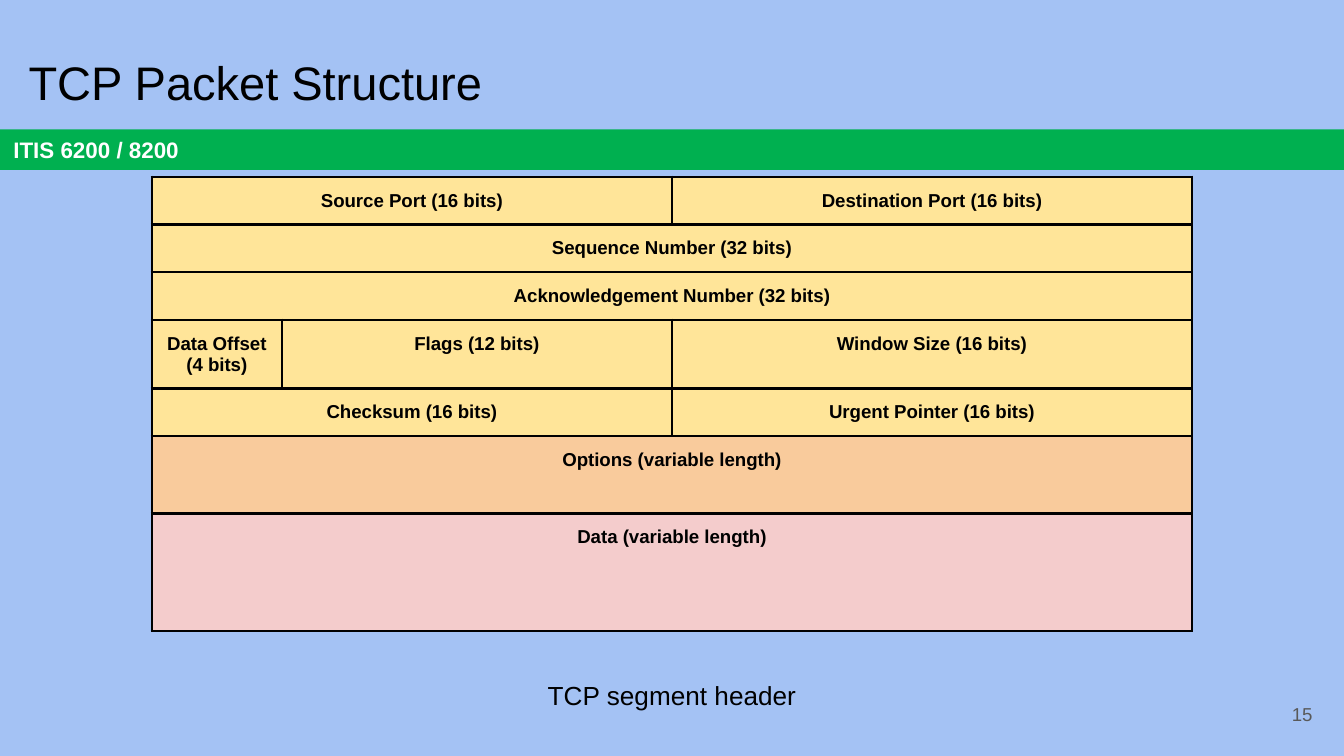
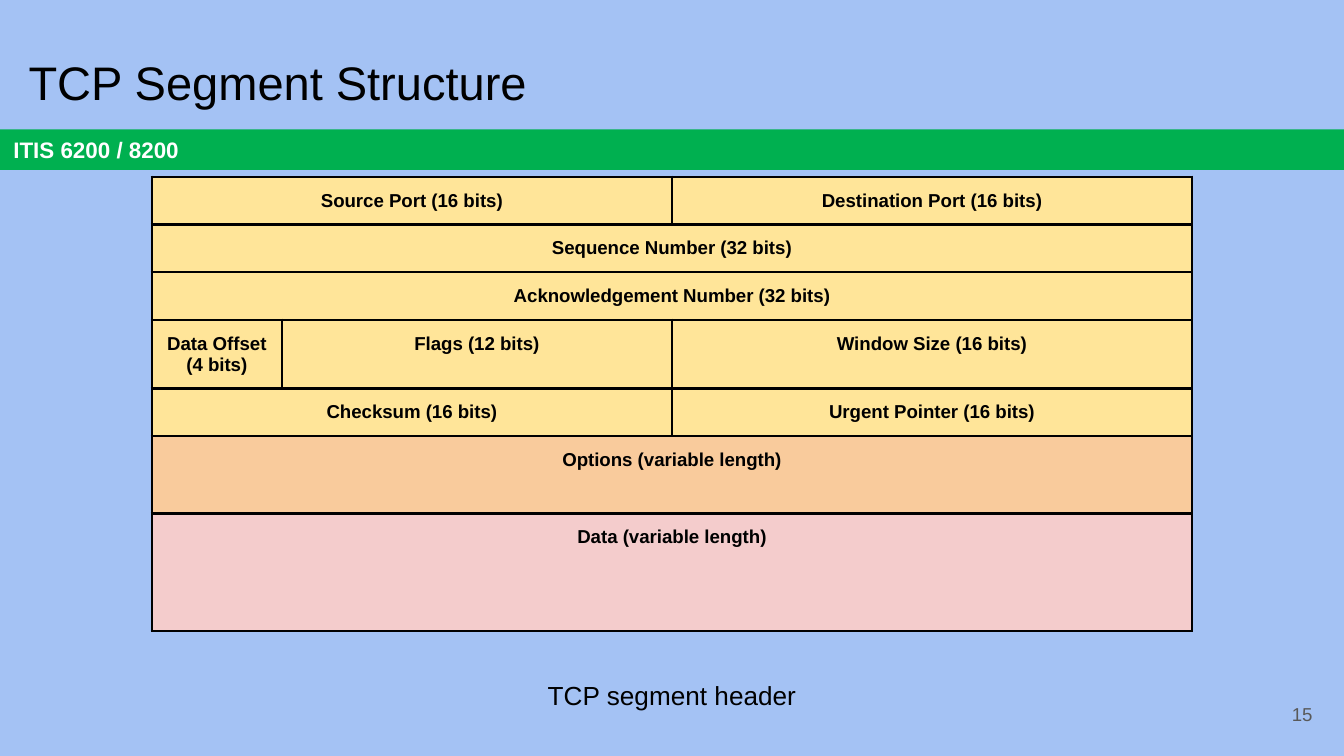
Before and after one commit to jx5c/github.io, a slide deck: slide 15 of teaching/ITIS6200/2023fa/lectures/lec16.TCP.pptx. Drawn at 1344x756 pixels with LibreOffice and Linux fonts; fonts in the diff are those of the drawing. Boxes give left, top, right and bottom in pixels: in the first picture for what was removed or moved away, otherwise in the second. Text is boxed around its words. In the diff, an @@ line names an element or a change of style, - is before the commit and + after.

```diff
--- a/teaching/ITIS6200/2023fa/lectures/lec16.TCP.pptx
+++ b/teaching/ITIS6200/2023fa/lectures/lec16.TCP.pptx
@@ title at <box>29,67,527,109</box>: text changed @@
-TCP Packet Structure
+TCP Segment Structure
```
Also in this commit, not shown: 9 other files.
